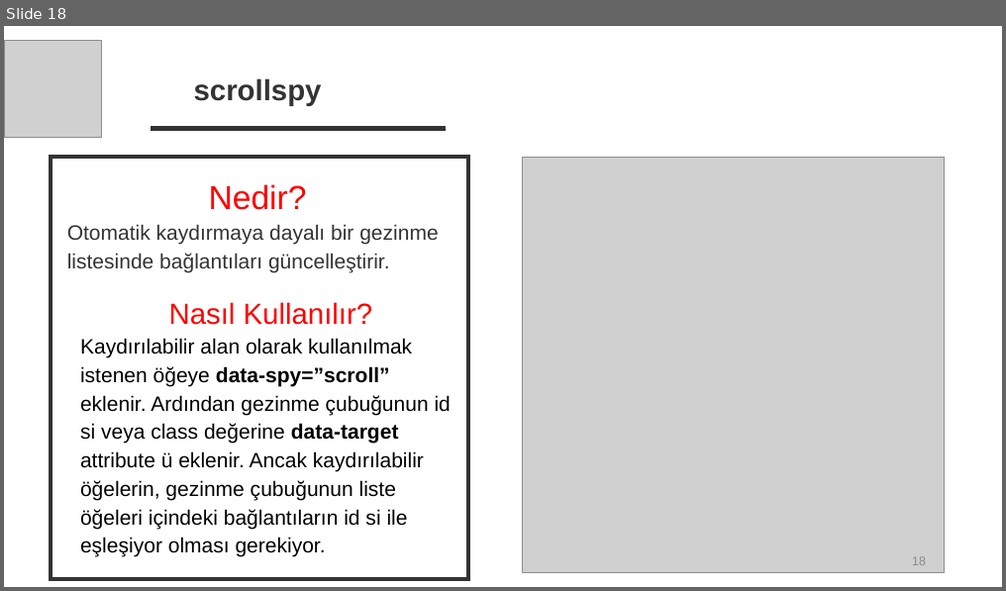
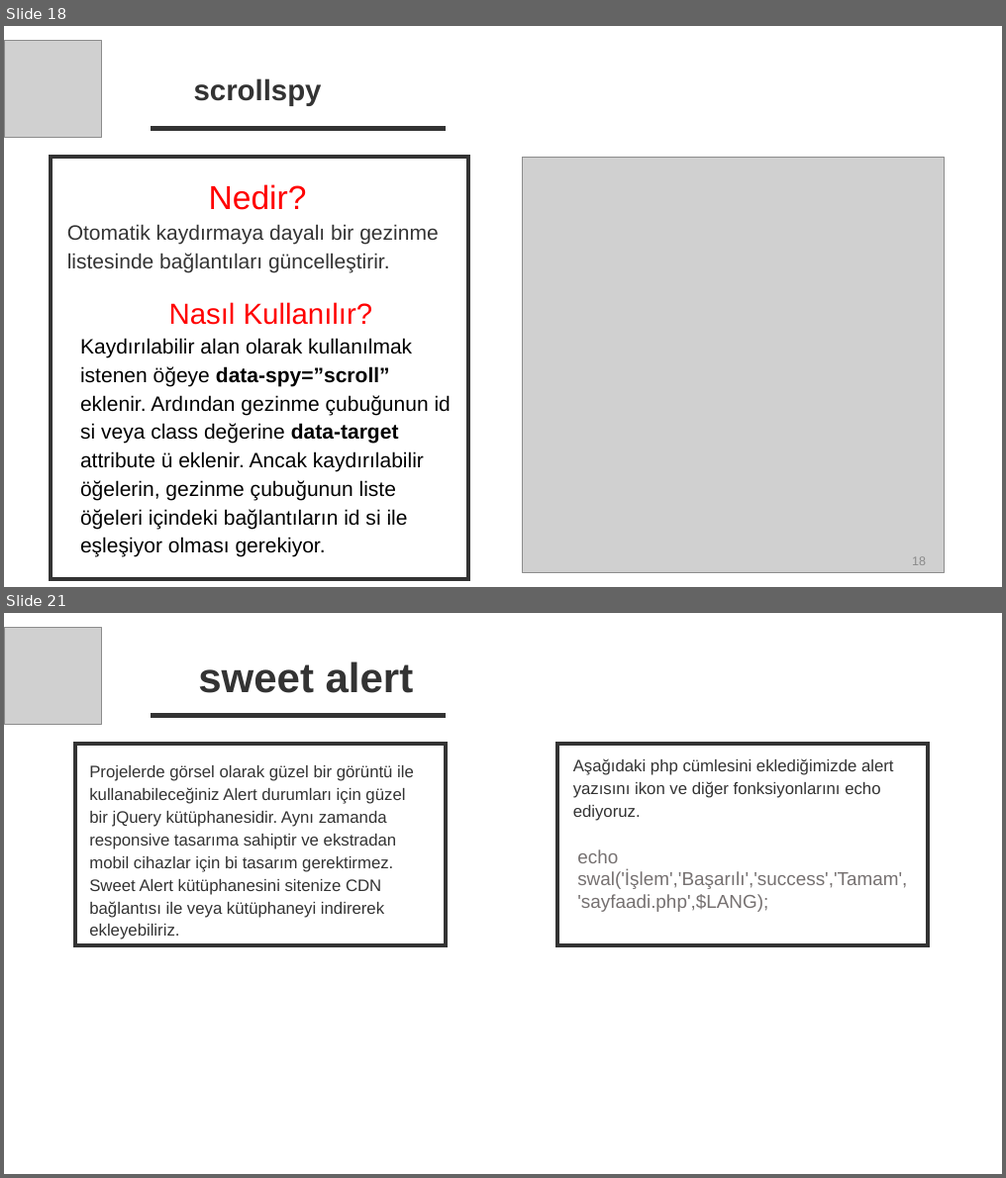
Before and after one commit to TechCareer-FrontEnd-1/tubisad-frontend-wjolnir, a slide deck: Research Homeworks/Research Homeworks.pptx. Shown one above the other, each under a label of ours: slide 18 before the commit, slides 18 and 21 after it; the slides between them are not shown. The pictures are 1006x591 and 1006x1178 pixels, drawn with LibreOffice and Linux fonts; fonts in the diff are those of the drawing; grey boxes stand for pictures. Boxes give left, top, right and bottom in pixels: in the first picture for what was removed or moved away, otherwise in the second. Text is boxed around its words. In the diff, an @@ line names an element or a change of style, - is before the commit and + after.

```diff
--- a/Research Homeworks/Research Homeworks.pptx
+++ b/Research Homeworks/Research Homeworks.pptx
@@ slide 21 added at [4,613,1002,1174], background #FFFFFF @@
@@ picture added at [4,627,101,725] @@
@@ text added at [198,662,414,693], 40 pt, text #333333, bold @@
+sweet alert
@@ line added from (446, 716) to (151, 716), #333333 5 pt @@
@@ rectangle added at [75,744,446,947], outline #333333 4 pt @@
@@ rectangle added at [557,744,928,947], outline #333333 4 pt @@
@@ text added at [573,759,894,821], 16 pt, text #333333 @@
+Aşağıdaki php cümlesini eklediğimizde alert yazısını ikon ve diğer fonksiyonlarını echo ediyoruz.
@@ text added at [89,765,414,940], 16 pt, text #333333 @@
+Projelerde görsel olarak güzel bir görüntü ile kullanabileceğiniz Alert durumları için güzel bir jQuery kütüphanesidir. Aynı zamanda responsive tasarıma sahiptir ve ekstradan mobil cihazlar için bi tasarım gerektirmez. Sweet Alert kütüphanesini sitenize CDN bağlantısı ile veya kütüphaneyi indirerek ekleyebiliriz.
@@ text added at [577,850,907,912], 18 pt, text #767171 @@
+echo swal('İşlem','Başarılı','success','Tamam','sayfaadi.php',$LANG);
```
Also in this commit, not shown: 5 other slides added.
